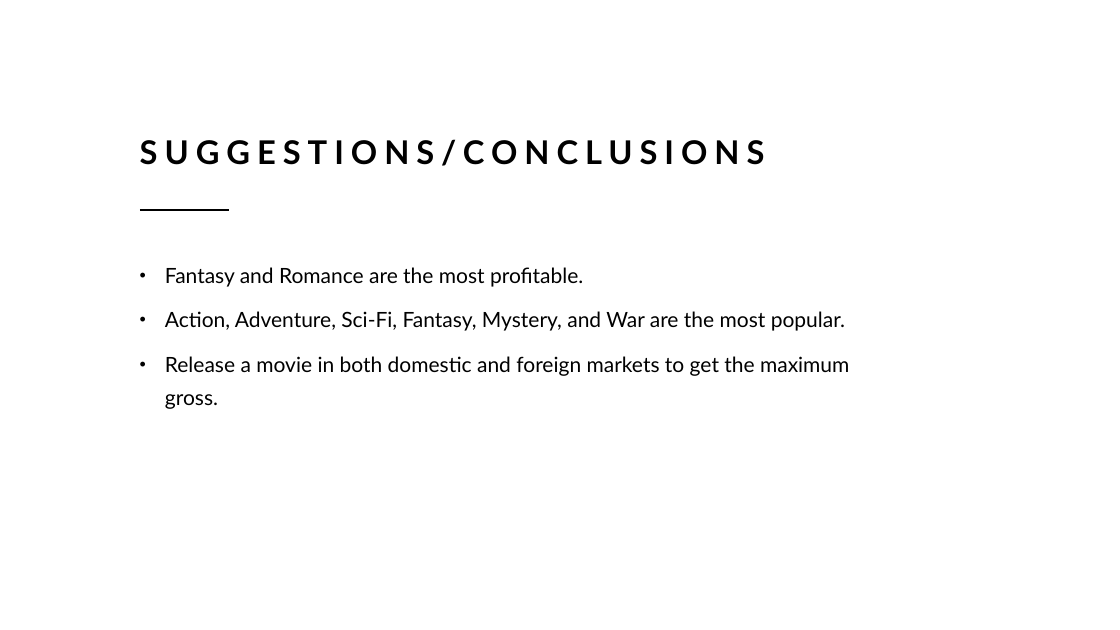
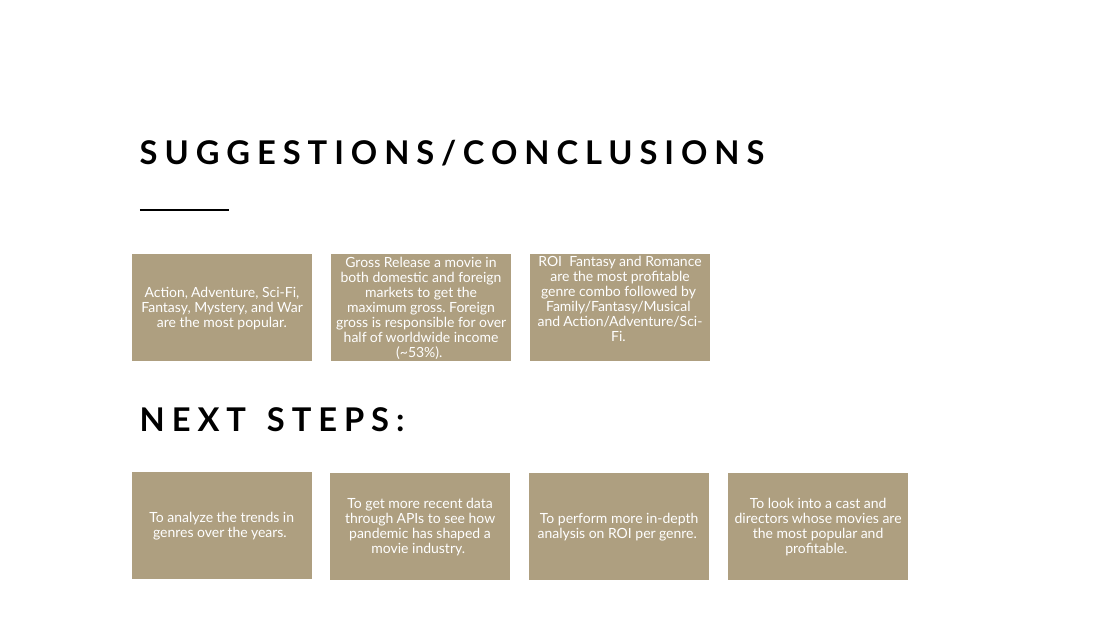
Before and after one commit to rusalka013/microsoft-movie-analysis, a slide deck: slide 18 of Movie_analysis_project.pptx (slide 17 before the commit). Drawn at 1120x630 pixels with LibreOffice and Linux fonts; fonts in the diff are those of the drawing. Boxes give left, top, right and bottom in pixels: in the first picture for what was removed or moved away, otherwise in the second. Text is boxed around its words. In the diff, an @@ line names an element or a change of style, - is before the commit and + after.

```diff
--- a/Movie_analysis_project.pptx
+++ b/Movie_analysis_project.pptx
@@ text removed at (165, 267, 849, 409) @@
-• Fantasy and Romance are the most profitable.
-• Action, Adventure, Sci-Fi, Fantasy, Mystery, and War are the most popular.
-• Release a movie in both domestic and foreign markets to get the maximum gross.
@@ text added at (140, 407, 405, 432), 28 pt, text #000000, bold @@
+NEXT STEPS:
@@ group added at (131, 253, 908, 581): 7 rectangles, 7 texts @@
+Action, Adventure, Sci-Fi, Fantasy, Mystery, and War are the most popular.
+Gross Release a movie in both domestic and foreign markets to get the maximum gross. Foreign gross is responsible for over half of worldwide income (~53%).
+ROI Fantasy and Romance are the most profitable genre combo followed by Family/Fantasy/Musical
+and Action/Adventure/Sci-Fi.
+To analyze the trends in genres over the years.
+To get more recent data through APIs to see how pandemic has shaped a movie industry.
+To perform more in-depth analysis on ROI per genre.
+To look into a cast and directors whose movies are the most popular and profitable.
```
Also in this commit, not shown: 2 other slides changed, 2 slides added, 1 slide removed, 1 other file.
